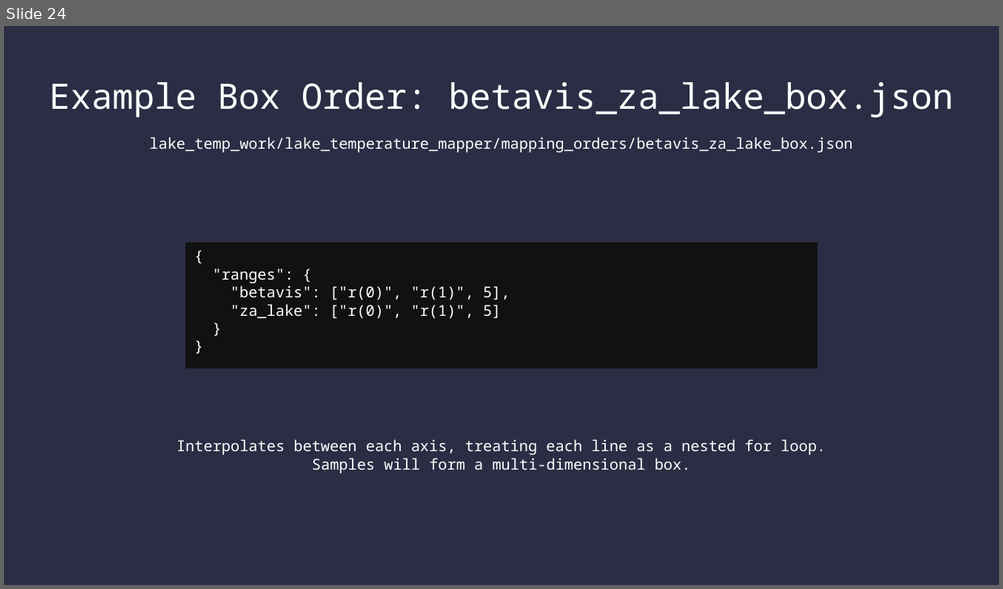
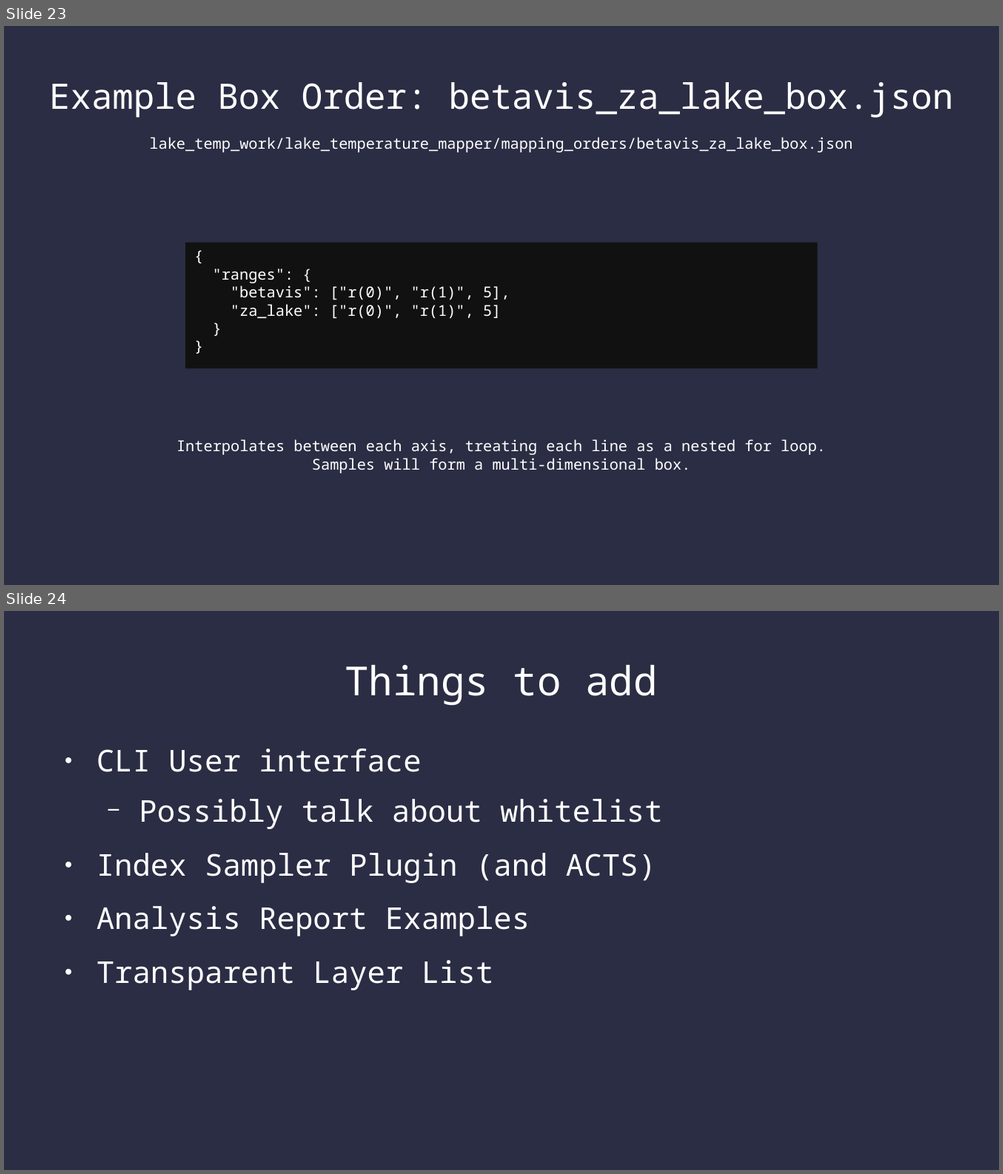
Before and after one commit to SamAllen06/lake_temp_work, a slide deck: documentation/lake_temperature.odp. Shown one above the other, each under a label of ours: slide 24 before the commit, slides 23 and 24 after it. The pictures are 1003x589 and 1003x1174 pixels, drawn with LibreOffice and Linux fonts; fonts in the diff are those of the drawing. Boxes give left, top, right and bottom in pixels: in the first picture for what was removed or moved away, otherwise in the second. Text is boxed around its words. In the diff, an @@ line names an element or a change of style, - is before the commit and + after.

Commit message:
Start working towards netcdf output plugin

```diff
--- a/documentation/lake_temperature.odp
+++ b/documentation/lake_temperature.odp
@@ slide 24 added at (x1=4, y1=611, x2=999, y2=1170), background #2A2D43 @@
@@ title added at (x1=344, y1=665, x2=657, y2=706), 32 pt, text #FFFFFF @@
+Things to add
@@ text added at (x1=96, y1=749, x2=663, y2=991), 24 pt, text #FFFFFF @@
+● CLI User interface
+  − Possibly talk about whitelist
+● Index Sampler Plugin (and ACTS)
+● Analysis Report Examples
+● Transparent Layer List
@@ what was slide 24 is now slide 23 @@
```
Also in this commit, not shown: 15 slides changed, 1 slide removed, 4 other files.
